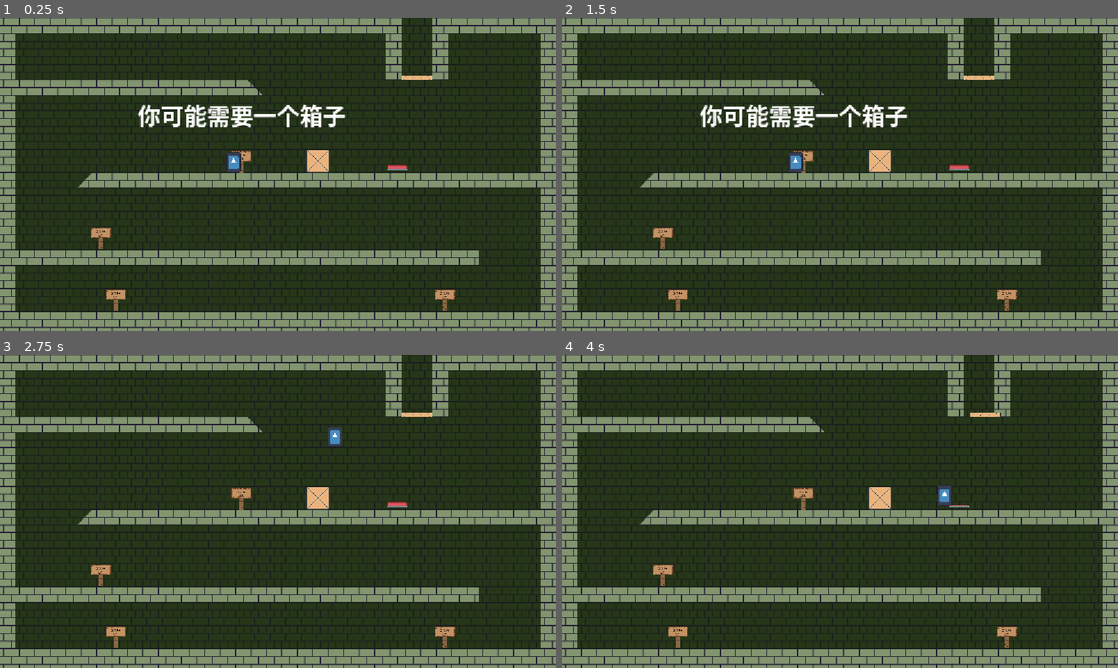
Above: before the commit, frames 1-4 (two rows, left to right).
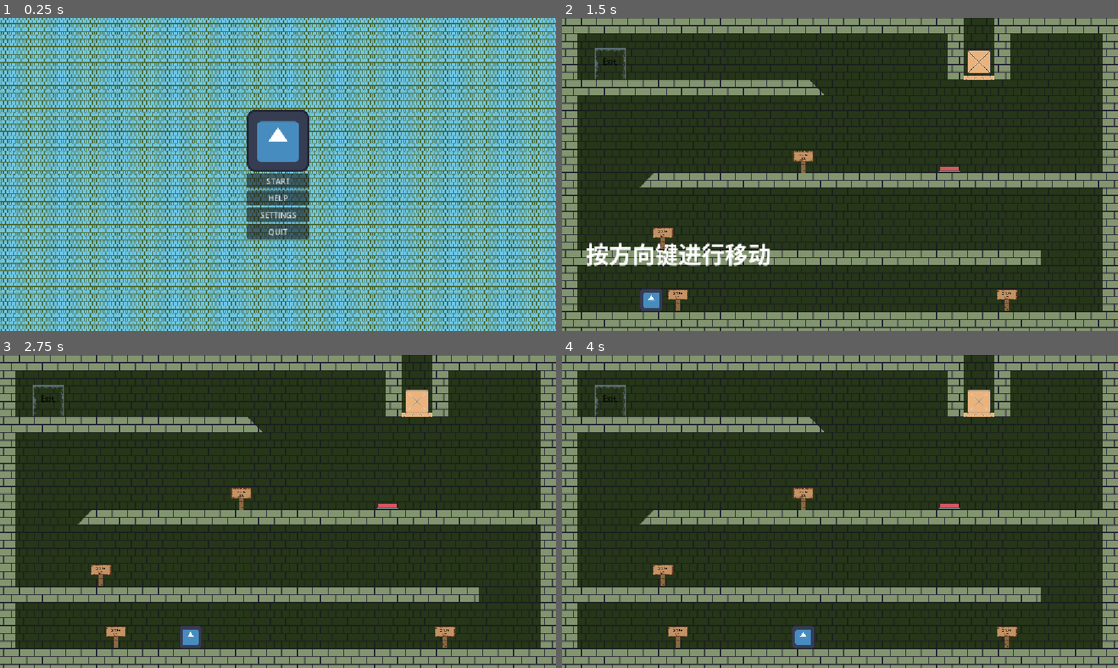
Above: after the commit, the same moments.

Repository: Hongyawa/practice-game
Game: Godot game, scene res://scene/ui/main_menu.tscn
Same seed, same stepped clock (60 frames per second), same inputs: the game is played once before the commit and once after it. Before the commit the project starts from res://scene/levels/level_1.tscn. The engine's default icon, where the game draws it, is replaced by a stand-in: a white triangle on a blue panel in a dark square.
Inputs (mouse positions are in pixels of both pictures, inside the frame that each line leads up to):
- Up to frame 1 (0.25 s): no input
- Up to frame 2 (1.5 s): click (840, 180) at 0.5 s, where only the run after the commit has a clickable "START"; click (840, 174) at 1.25 s, where only the run after the commit has a clickable "1"
- Up to frame 3 (2.75 s): tap Enter at 2 s; hold Right (ui_right) from 2.03 s (still down); tap Up (ui_up) at 2.27 s
- Up to frame 4 (4 s): tap Up (ui_up) at 3.02 s; release Right (ui_right) at 3.53 s; hold Left (ui_left) from 3.53 s (still down)

The runs differ from the first frame. In frame 1, 100% of the frame differs, in the area x 0-100%, y 0-100%; in frame 2, 4.2%; in frame 3, 1.3%; in frame 4, 1.3%.

Commit message:
✨ feat: 添加关卡出口与返回主菜单功能
1. 新增出口场景，玩家触碰后返回主菜单。
2. 调整第一关布局、玩家外观与碰撞形状，并设置启动场景。
3. 优化选关节点的断言提示。

Diff:
--- a/project.godot
+++ b/project.godot
@@ -11,7 +11,7 @@
 [application]
 
 config/name="加急赶工"
-run/main_scene="uid://c7vii7gyhv3pn"
+run/main_scene="uid://cqbolxd57kdm6"
 config/features=PackedStringArray("4.7", "Mobile")
 config/icon="res://icon.svg"
 
--- a/scene/levels/level_1.tscn
+++ b/scene/levels/level_1.tscn
@@ -7,6 +7,7 @@
 [ext_resource type="PackedScene" uid="uid://df55fa0h44fh1" path="res://scene/main/box.tscn" id="4_uckp0"]
 [ext_resource type="PackedScene" uid="uid://chnsso8ugr8dc" path="res://scene/main/board.tscn" id="5_l5xf4"]
 [ext_resource type="PackedScene" uid="uid://co7syovg4e0ro" path="res://scene/main/pedal.tscn" id="5_uckp0"]
+[ext_resource type="PackedScene" uid="uid://cihlch60ydvsa" path="res://scene/main/exit.tscn" id="8_laxja"]
 
 [sub_resource type="TileSetAtlasSource" id="TileSetAtlasSource_dpoj0"]
 texture = ExtResource("1_fdgib")
@@ -48,6 +49,9 @@
 tile_map_data = PackedByteArray("AAAAAAAAAAACAAAAAAAAAAEAAAACAAAAAAAAAAIAAAACAAAAAAAAAAMAAAACAAAAAAAAAAQAAAACAAAAAAAAAA …(3504 unchanged characters)…
 tile_set = SubResource("TileSet_utdm6")
 
+[node name="Exit" parent="." unique_id=1762873086 instance=ExtResource("8_laxja")]
+position = Vector2(100, 95)
+
 [node name="Board" parent="." unique_id=1392338773 instance=ExtResource("5_l5xf4")]
 position = Vector2(240, 583)
 text = "按方向键进行移动"
@@ -65,16 +69,17 @@
 text = "你可能需要一个箱子"
 
 [node name="Pedal" parent="." unique_id=1774418214 node_paths=PackedStringArray("door") instance=ExtResource("5_uckp0")]
-position = Vector2(823, 293)
+position = Vector2(803, 296)
 door = NodePath("../Door")
 
 [node name="Door" parent="." unique_id=1759400856 node_paths=PackedStringArray("pedal") instance=ExtResource("4_bcrgp")]
 position = Vector2(864, 124)
 pedal = NodePath("../Pedal")
+move_to_right = false
+
+[node name="Box" parent="." unique_id=897881420 instance=ExtResource("4_uckp0")]
+position = Vector2(864, 79)
 
 [node name="Player" parent="." unique_id=61672083 instance=ExtResource("3_bcrgp")]
-position = Vector2(484, 293)
+position = Vector2(185, 583)
 slide_on_ceiling = false
-
-[node name="Box" parent="." unique_id=897881420 instance=ExtResource("4_uckp0")]
-position = Vector2(659, 272)
--- /dev/null
+++ b/scene/main/exit.tscn
@@ -0,0 +1,21 @@
+[gd_scene format=3 uid="uid://cihlch60ydvsa"]
+
+[ext_resource type="Script" uid="uid://cda7t56342fgx" path="res://scripts/exit.gd" id="1_3yyga"]
+[ext_resource type="Texture2D" uid="uid://coautyi0htto" path="res://assert/exit.png" id="1_aliqd"]
+
+[sub_resource type="RectangleShape2D" id="RectangleShape2D_qnnuf"]
+size = Vector2(64, 64)
+
+[node name="Exit" type="Area2D" unique_id=1762873086]
+collision_layer = 0
+collision_mask = 2
+script = ExtResource("1_3yyga")
+
+[node name="Sprite2D" type="Sprite2D" parent="." unique_id=248325900]
+scale = Vector2(2, 2)
+texture = ExtResource("1_aliqd")
+
+[node name="CollisionShape2D" type="CollisionShape2D" parent="." unique_id=1941857054]
+shape = SubResource("RectangleShape2D_qnnuf")
+
+[connection signal="body_entered" from="." to="." method="_on_body_entered"]
--- a/scene/main/player.tscn
+++ b/scene/main/player.tscn
@@ -3,9 +3,8 @@
 [ext_resource type="Texture2D" uid="uid://oya8wpn6jmc8" path="res://icon.svg" id="1_7e6by"]
 [ext_resource type="Script" uid="uid://biina7orkar0m" path="res://scripts/player.gd" id="1_ofu4k"]
 
-[sub_resource type="CapsuleShape2D" id="CapsuleShape2D_cp4l3"]
-radius = 15.0
-height = 42.0
+[sub_resource type="CircleShape2D" id="CircleShape2D_hi4xd"]
+radius = 24.0
 
 [node name="Player" type="CharacterBody2D" unique_id=61672083 groups=["player"]]
 collision_layer = 2
@@ -13,8 +12,8 @@
 script = ExtResource("1_ofu4k")
 
 [node name="Sprite2D" type="Sprite2D" parent="." unique_id=533425453]
-scale = Vector2(0.234375, 0.328125)
+scale = Vector2(0.375, 0.375)
 texture = ExtResource("1_7e6by")
 
 [node name="CollisionShape2D" type="CollisionShape2D" parent="." unique_id=1791642838]
-shape = SubResource("CapsuleShape2D_cp4l3")
+shape = SubResource("CircleShape2D_hi4xd")
--- /dev/null
+++ b/scripts/exit.gd
@@ -0,0 +1,6 @@
+extends Area2D
+
+
+func _on_body_entered(body: Node2D) -> void:
+	if body.is_in_group("player"):
+		get_tree().change_scene_to_file("res://scene/ui/main_menu.tscn")
--- a/scripts/level_menu.gd
+++ b/scripts/level_menu.gd
@@ -5,7 +5,7 @@
 
 func _ready() -> void:
 	assert(get_parent() is MainMenu,
-			"出现这个错误,大概率是你修改了主菜单根节点的ClassName")
+			"在创建选关节点时出错,这个节点必须建立在主菜单MainMenu下")
 	parent_node = get_parent()
 
 
Binary file added: assert/exit.png
Not shown, added: scripts/exit.gd.uid
